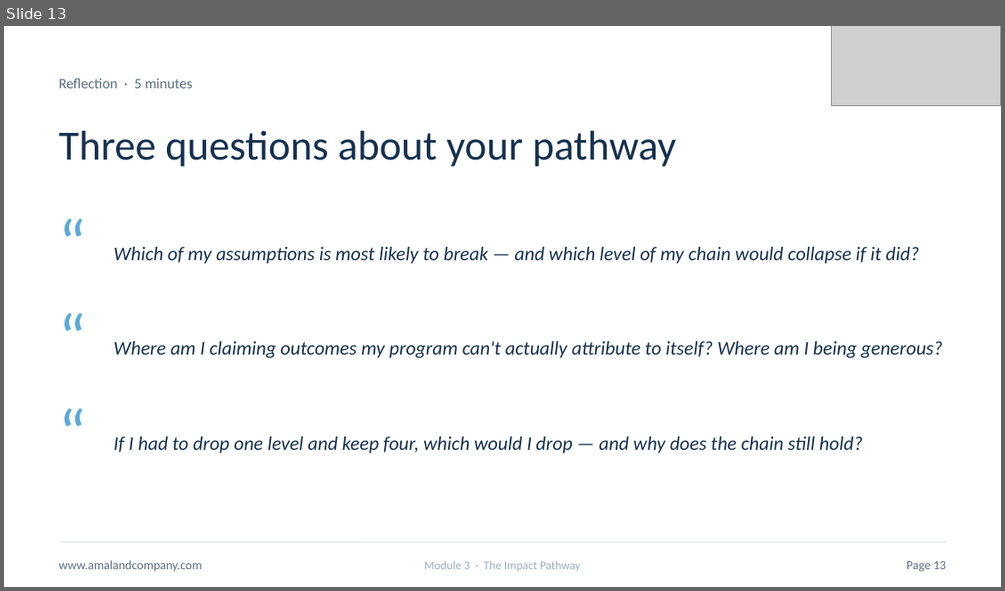
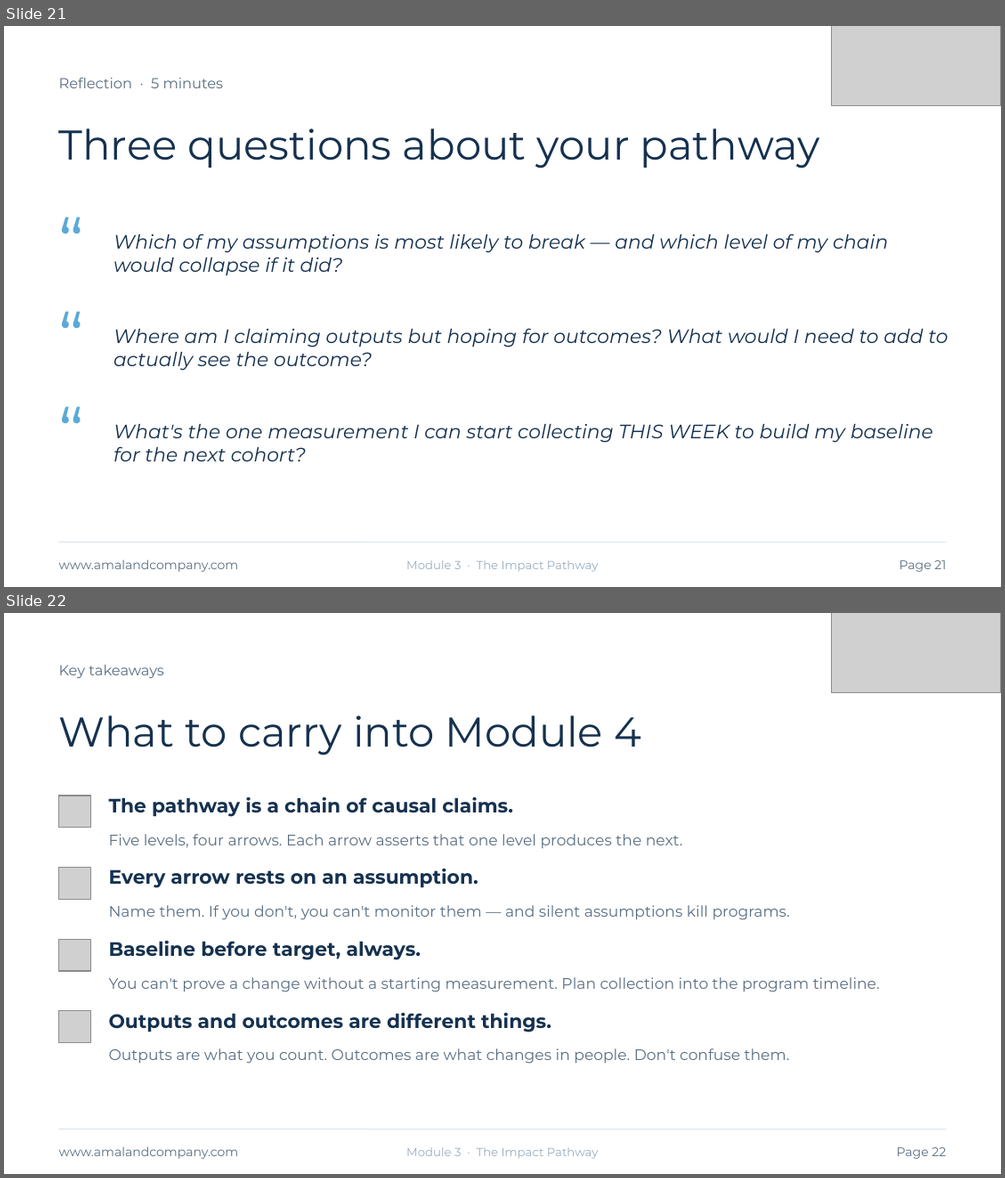
Before and after one commit to gihan-oss/TOCProgram, a slide deck: public/slides/module-3-impact-pathway.pptx. Shown one above the other, each under a label of ours: slide 13 before the commit, slides 21 and 22 after it. The pictures are 1005x591 and 1005x1178 pixels, drawn with LibreOffice and Linux fonts; fonts in the diff are those of the drawing; grey boxes stand for pictures. Boxes give left, top, right and bottom in pixels: in the first picture for what was removed or moved away, otherwise in the second. Text is boxed around its words. In the diff, an @@ line names an element or a change of style, - is before the commit and + after.

```diff
--- a/public/slides/module-3-impact-pathway.pptx
+++ b/public/slides/module-3-impact-pathway.pptx
@@ slide 22 added at (4,613,1001,1174), background #FFFFFF @@
@@ picture added at (832,613,1001,693) @@
@@ text added at (59,665,164,678), 10.5 pt, text #5A6F82 @@
+Key takeaways
@@ text added at (59,715,641,755), 30 pt, text #15314F @@
+What to carry into Module 4
@@ picture added at (59,795,90,827) @@
@@ text added at (109,797,513,817), 14 pt, text #15314F, bold @@
+The pathway is a chain of causal claims.
@@ text added at (109,834,683,849), 11 pt, text #5A6F82 @@
+Five levels, four arrows. Each arrow asserts that one level produces the next.
@@ picture added at (59,868,90,899) @@
@@ text added at (109,868,478,888), 14 pt, text #15314F, bold @@
+Every arrow rests on an assumption.
@@ text added at (109,905,790,920), 11 pt, text #5A6F82 @@
+Name them. If you don't, you can't monitor them — and silent assumptions kill programs.
@@ picture added at (59,939,90,971) @@
@@ text added at (109,941,421,960), 14 pt, text #15314F, bold @@
+Baseline before target, always.
@@ text added at (109,977,880,992), 11 pt, text #5A6F82 @@
+You can't prove a change without a starting measurement. Plan collection into the program timeline.
@@ picture added at (59,1011,90,1043) @@
@@ text added at (109,1013,551,1032), 14 pt, text #15314F, bold @@
+Outputs and outcomes are different things.
@@ text added at (109,1048,790,1063), 11 pt, text #5A6F82 @@
+Outputs are what you count. Outcomes are what changes in people. Don't confuse them.
@@ line added from (59, 1128) to (946, 1128), #DCE6EE 0.75 pt @@
@@ text added at (59,1146,239,1159), 9 pt, text #5A6F82 @@
+www.amalandcompany.com
@@ text added at (406,1147,599,1159), 8.5 pt, text #9AAEC0 @@
+Module 3 · The Impact Pathway
@@ text added at (897,1147,946,1159), 9 pt, text #5A6F82 @@
+Page 22
@@ what was slide 13 is now slide 21 @@
@@ slide 21 changed as well @@
@@ text at (113,328,947,370): text changed; font Calibri to Montserrat @@
-Where am I claiming outcomes my program can't actually attribute to itself? Where am I being generous?
+Where am I claiming outputs but hoping for outcomes? What would I need to add to actually see the outcome?
@@ font Calibri to Montserrat in 8 elements at (59,78,224,88), (59,128,820,168), (113,233,888,276), (59,559,239,572), (406,560,599,572), (59,206,109,275), (59,300,109,370), (59,394,109,465) @@
@@ text at (113,423,933,461): text changed; font Calibri to Montserrat @@
-If I had to drop one level and keep four, which would I drop — and why does the chain still hold?
+What's the one measurement I can start collecting THIS WEEK to build my baseline for the next cohort?
@@ text at (899,560,946,572): text changed; font Calibri to Montserrat @@
-Page 13
+Page 21
```
Also in this commit, not shown: 12 other slides changed, 10 other slides added, 2 slides removed.
